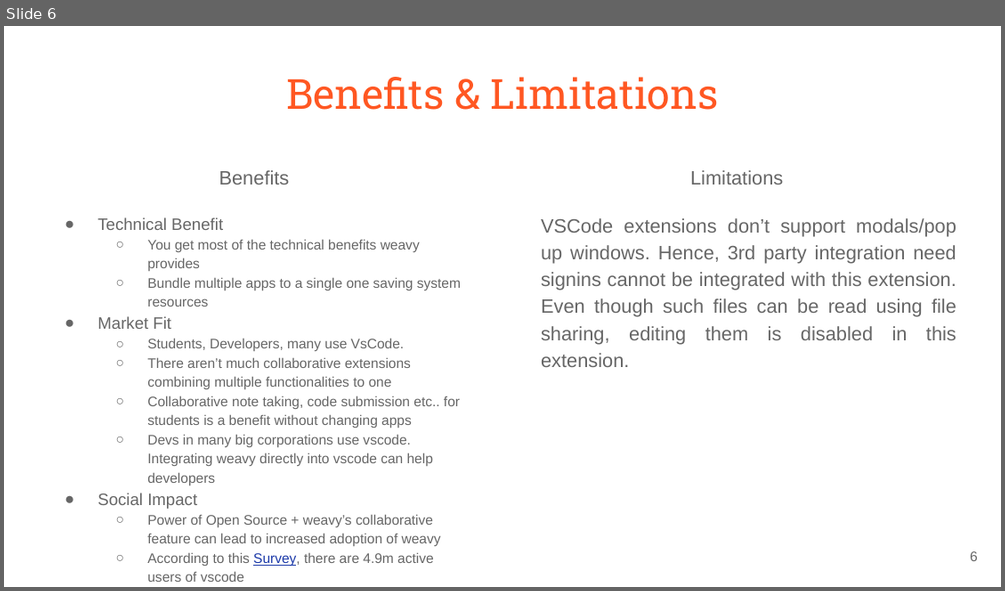
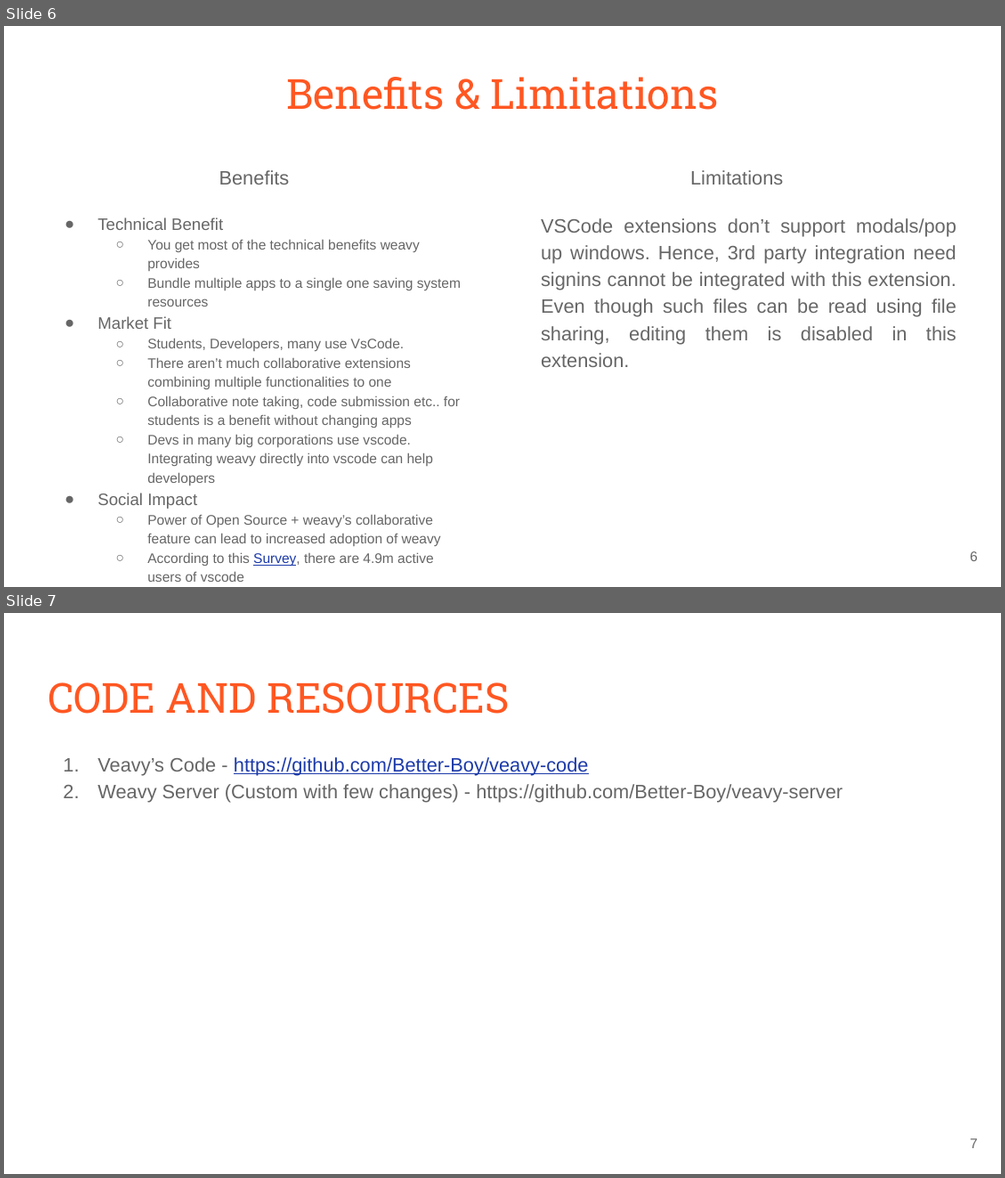
Before and after one commit to isabella232/veavy-code, a slide deck: docs/ppt.pptx. Shown one above the other, each under a label of ours: slide 6 before the commit, slides 6 and 7 after it. The pictures are 1005x591 and 1005x1178 pixels, drawn with LibreOffice and Linux fonts; fonts in the diff are those of the drawing. Boxes give left, top, right and bottom in pixels: in the first picture for what was removed or moved away, otherwise in the second. Text is boxed around its words. In the diff, an @@ line names an element or a change of style, - is before the commit and + after.

```diff
--- a/docs/ppt.pptx
+++ b/docs/ppt.pptx
@@ slide 7 added at (4, 613, 1001, 1174), background #FFFFFF @@
@@ title added at (48, 682, 510, 714), 30 pt, text #FF5722 @@
+CODE AND RESOURCES
@@ text added at (97, 757, 842, 802), 14 pt, text #666666 @@
+1. Veavy’s Code - https://github.com/Better-Boy/veavy-code
+2. Weavy Server (Custom with few changes) - https://github.com/Better-Boy/veavy-server
@@ page number added at (970, 1138, 978, 1148), 10 pt, text #666666 @@
+7
```
Also in this commit, not shown: 5 other files.
